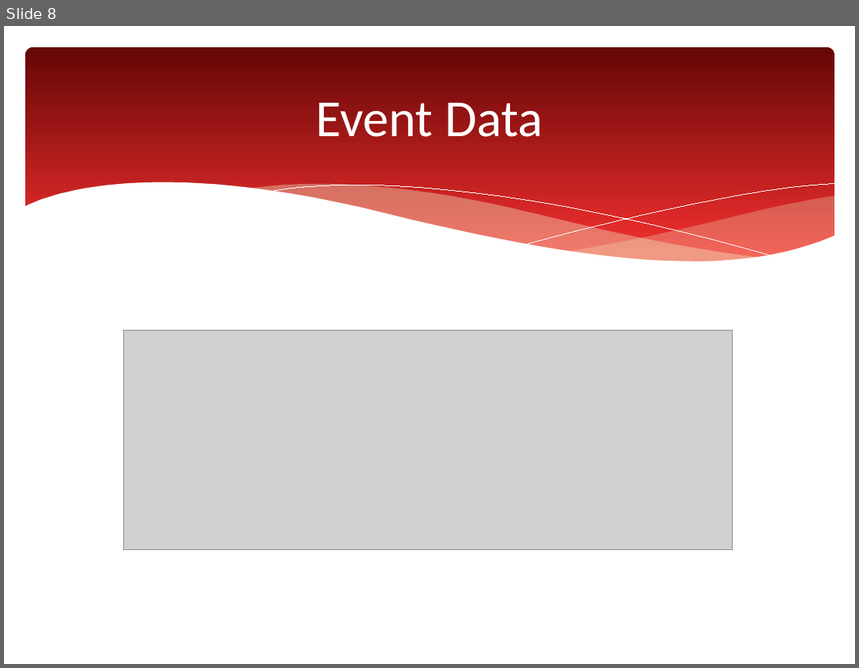
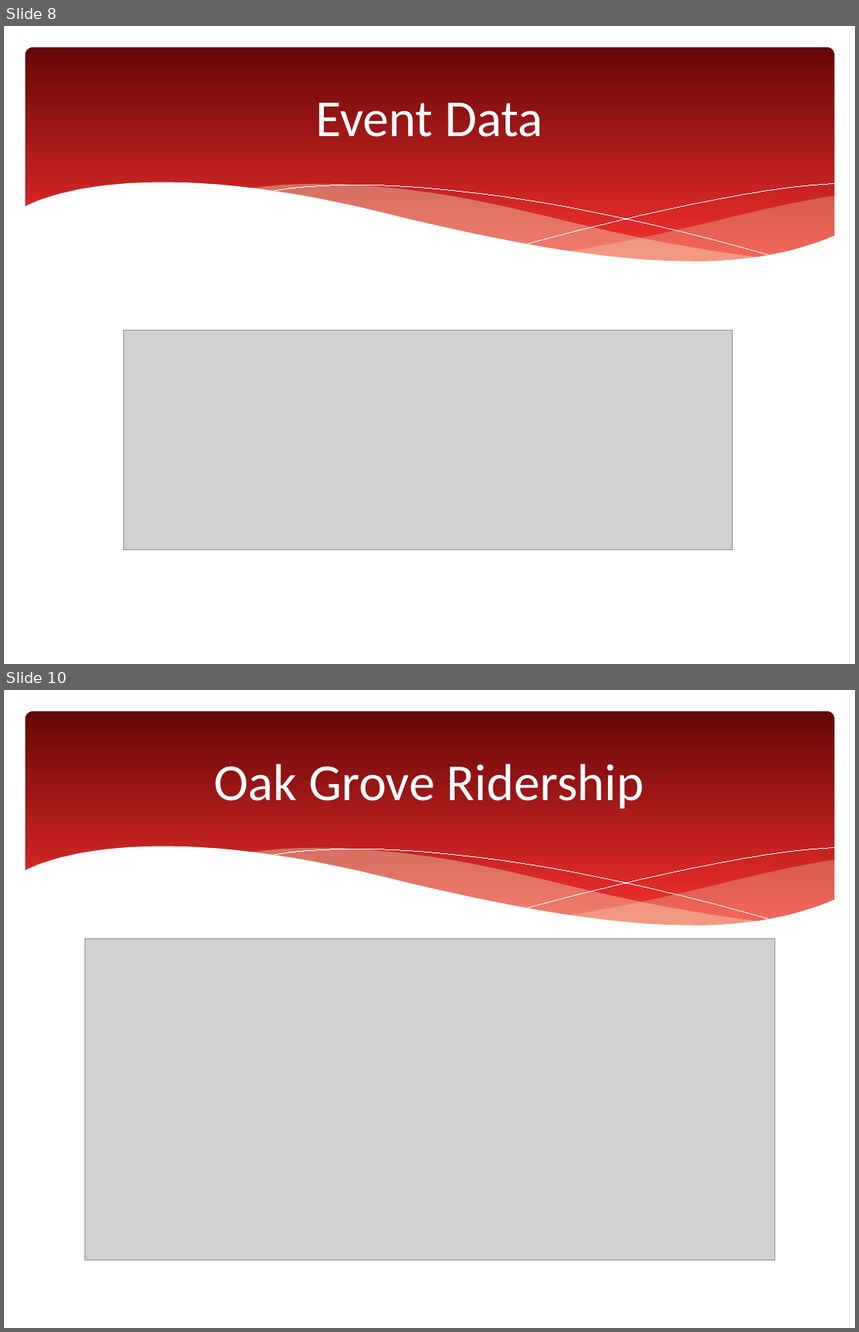
Before and after one commit to azampagl/harvard-capstone, a slide deck: docs/presentations/executive/mbta-capstone_executive.pptx. Shown one above the other, each under a label of ours: slide 8 before the commit, slides 8 and 10 after it; the slides between them are not shown. The pictures are 859x668 and 859x1332 pixels, drawn with LibreOffice and Linux fonts; fonts in the diff are those of the drawing; grey boxes stand for pictures. Boxes give left, top, right and bottom in pixels: in the first picture for what was removed or moved away, otherwise in the second. Text is boxed around its words. In the diff, an @@ line names an element or a change of style, - is before the commit and + after.

```diff
--- a/docs/presentations/executive/mbta-capstone_executive.pptx
+++ b/docs/presentations/executive/mbta-capstone_executive.pptx
@@ slide 10 added at (4,690,855,1328), background #FFFFFF; not listed: 6 template elements that a slide beside it also shows @@
@@ title added at (215,764,645,809), 44 pt, text #FFFFFF @@
+Oak Grove Ridership
@@ picture added at (85,939,775,1260) @@
```
Also in this commit, not shown: 1 slide changed, 13 other slides added, 1 slide removed, 8 other files.
